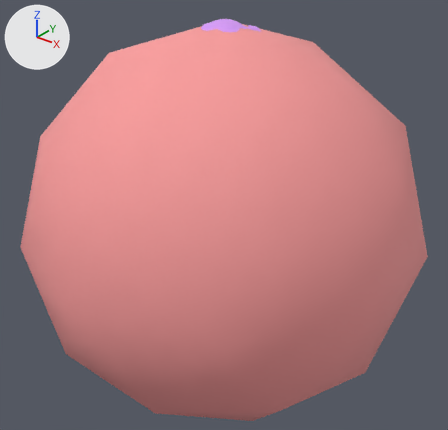
What one commit did to the glTF model tuned/arm/char2_v24000/parts_preview.glb.
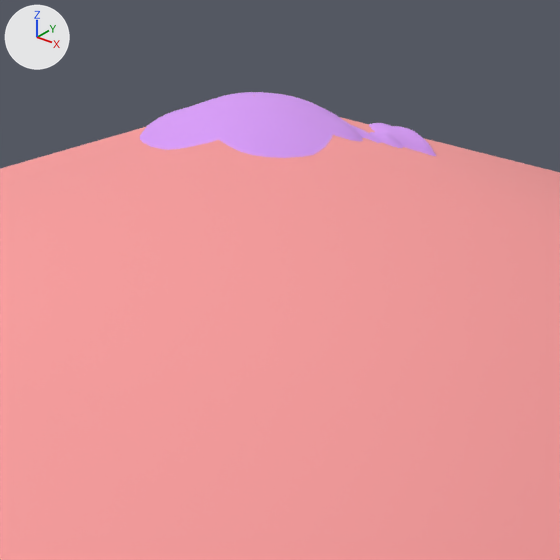
Each version appears first whole from a 50 mm camera at (1.777, -2.223, 1.42) aimed at (-0.011, 0.012, 0.034), and next in a close-up on the part from 38% to 64% of the width and 0% to 27% of the height. Every picture has the same lights, and +X, +Y and +Z are marked at upper left. The last two pictures show the newer version. Vertices at exactly the same position are counted once.

Objects in the first close-up: 'char2'.
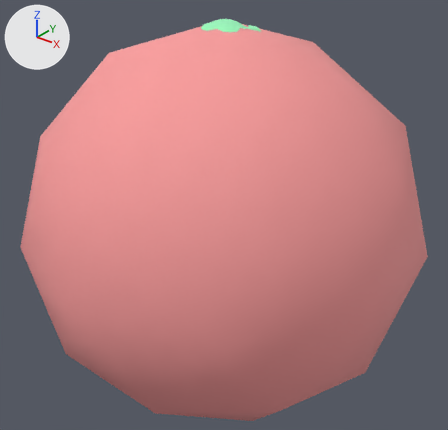
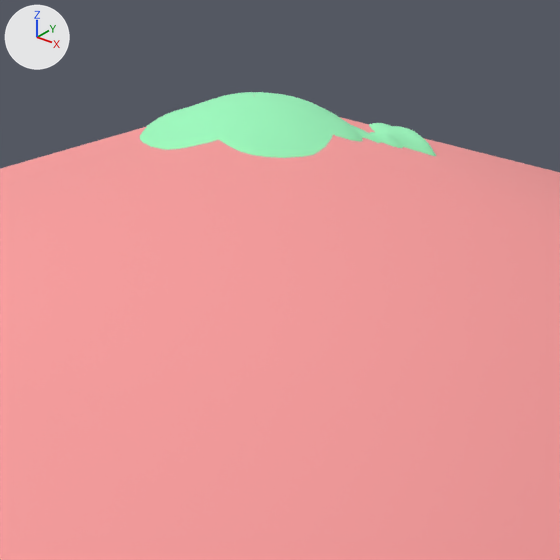
Boxes [x1, y1, x2, y2] around the edits, measured in the close-ups (560 x 560 px):
```json
{"part": 1, "of": "me_char2", "change": "recoloured", "before": [140, 92, 436, 158], "after": [140, 92, 436, 158], "on screen": "purple to green"}
```

The change, as JSON lines over the scene's bpy script:
```json
{"block": "me_char2", "where": "me_char2.from_pydata(...)  # 20044 vertices, 40080 faces; spans x -0.95..0.95, y -1.0..1.0, z -1.0..1.0"}
{"block": "me_char2", "where": "# used by ob_char2; location = (0.0, 0.0, 0.0)"}
{"block": "me_char2", "change": "me_char2 part 1: 17963 faces centred in x -0.45..0.45, y -0.17..0.17, z 0.0..1.0 are repainted in the vertex colours; the middle colour goes from purple #d99cf9 to green #9cf9be"}
```
